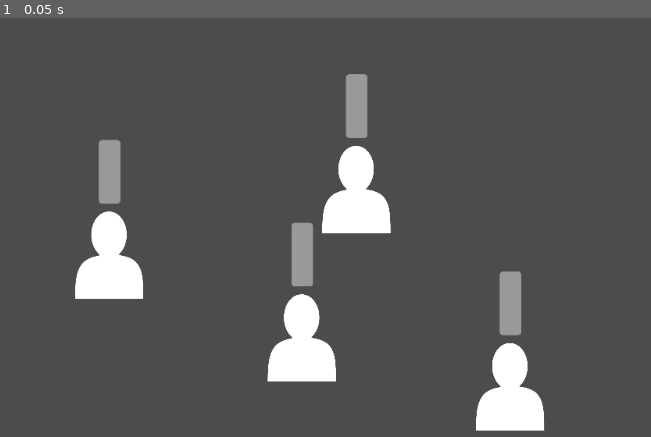
Above: before the commit, frame 1.
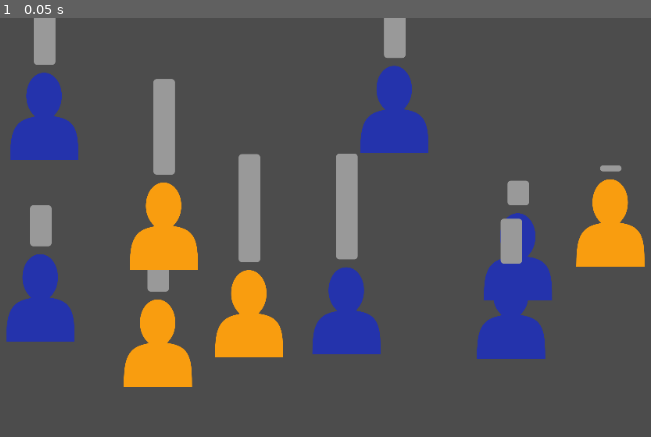
Above: after the commit, the same moment.

Repository: Maaack/Supply-and-Demand-Simulator
Game: Godot game, scene res://Scenes/Main/Main.tscn
Two runs of this game, one before a commit and one after it. Both use one fixed random seed, a clock stepped at 60 frames per second and the inputs below.
Inputs:
- Up to frame 1 (0.05 s): no input

The runs differ from the first frame. In frame 1, 25% of the frame differs, in the area x 0-100%, y 0-99%.

Commit message:
INIT-02: Adding random selection of role and price point.

Diff:
--- /dev/null
+++ b/Scenes/Characters/BaseCharacter.gd
@@ -0,0 +1,22 @@
+extends Node2D
+
+
+enum CharacterRoles{BUYER, SELLER}
+
+onready var basic_bar_ui = $BasicBarUI
+onready var sprite_node = $Sprite
+
+export var buyer_color : Color
+export var seller_color : Color
+
+func _ready():
+	var role : int = randi() % 2
+	var price_point_mod : float = randf() * 0.9
+	match role:
+		CharacterRoles.BUYER:
+			sprite_node.modulate = buyer_color
+		CharacterRoles.SELLER:
+			sprite_node.modulate = seller_color
+			price_point_mod += 0.1
+	var price_point : float = price_point_mod * 100
+	basic_bar_ui.set_base(price_point)
--- a/Scenes/Characters/BaseCharacter.tscn
+++ b/Scenes/Characters/BaseCharacter.tscn
@@ -1,9 +1,13 @@
-[gd_scene load_steps=3 format=2]
+[gd_scene load_steps=4 format=2]
 
 [ext_resource path="res://Scenes/UI/BasicBar/BasicBarUI.tscn" type="PackedScene" id=1]
 [ext_resource path="res://Assets/Sourced/Icons/character.png" type="Texture" id=2]
+[ext_resource path="res://Scenes/Characters/BaseCharacter.gd" type="Script" id=3]
 
 [node name="BaseCharacter" type="Node2D"]
+script = ExtResource( 3 )
+buyer_color = Color( 0.976471, 0.615686, 0.0588235, 1 )
+seller_color = Color( 0.141176, 0.2, 0.67451, 1 )
 
 [node name="BasicBarUI" parent="." instance=ExtResource( 1 )]
 margin_left = -12.5008
--- /dev/null
+++ b/Scenes/Main/Main.gd
@@ -0,0 +1,17 @@
+extends Node2D
+
+
+var base_character_scene = preload("res://Scenes/Characters/BaseCharacter.tscn")
+
+func add_random_character():
+	var base_character_instance : Node2D = base_character_scene.instance()
+	add_child(base_character_instance)
+	var new_x : float = rand_range(100.0, 924.0)
+	var new_y : float = rand_range(100.0, 500.0)
+	base_character_instance.position = Vector2(new_x, new_y)
+
+
+func _ready():
+	randomize()
+	for i in range(10):
+		add_random_character()
--- a/Scenes/Main/Main.tscn
+++ b/Scenes/Main/Main.tscn
@@ -1,17 +1,6 @@
 [gd_scene load_steps=2 format=2]
 
-[ext_resource path="res://Scenes/Characters/BaseCharacter.tscn" type="PackedScene" id=1]
+[ext_resource path="res://Scenes/Main/Main.gd" type="Script" id=2]
 
 [node name="Main" type="Node2D"]
-
-[node name="BaseCharacter" parent="." instance=ExtResource( 1 )]
-position = Vector2( 770.658, 469.354 )
-
-[node name="BaseCharacter2" parent="." instance=ExtResource( 1 )]
-position = Vector2( 504.142, 406.881 )
-
-[node name="BaseCharacter3" parent="." instance=ExtResource( 1 )]
-position = Vector2( 257.531, 300.724 )
-
-[node name="BaseCharacter4" parent="." instance=ExtResource( 1 )]
-position = Vector2( 573.847, 216.517 )
+script = ExtResource( 2 )
--- a/Scenes/UI/BasicBar/BasicBarUI.gd
+++ b/Scenes/UI/BasicBar/BasicBarUI.gd
@@ -3,8 +3,8 @@
 
 onready var progress_bar_node = $Node2D/ProgressBar
 
-func setBase(base : float):
+func set_base(base : float):
 	progress_bar_node.value = base
 
-func setBaseMax(base_max : float):
+func set_base_max(base_max : float):
 	progress_bar_node.max_value = base_max
